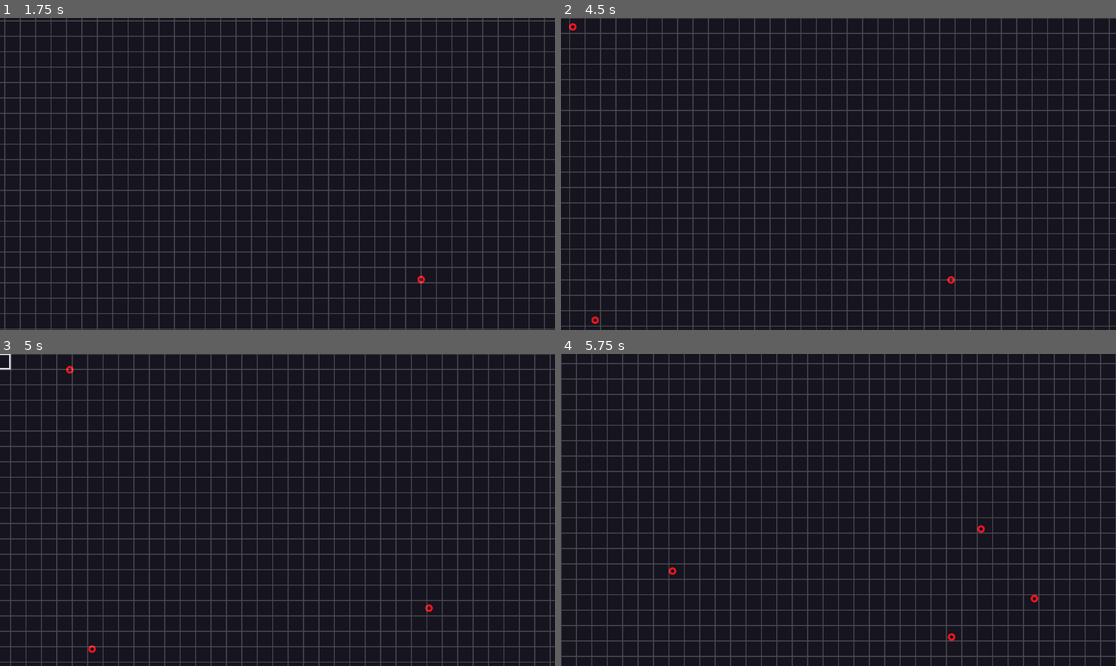
Above: before the commit, frames 1-4 (two rows, left to right).
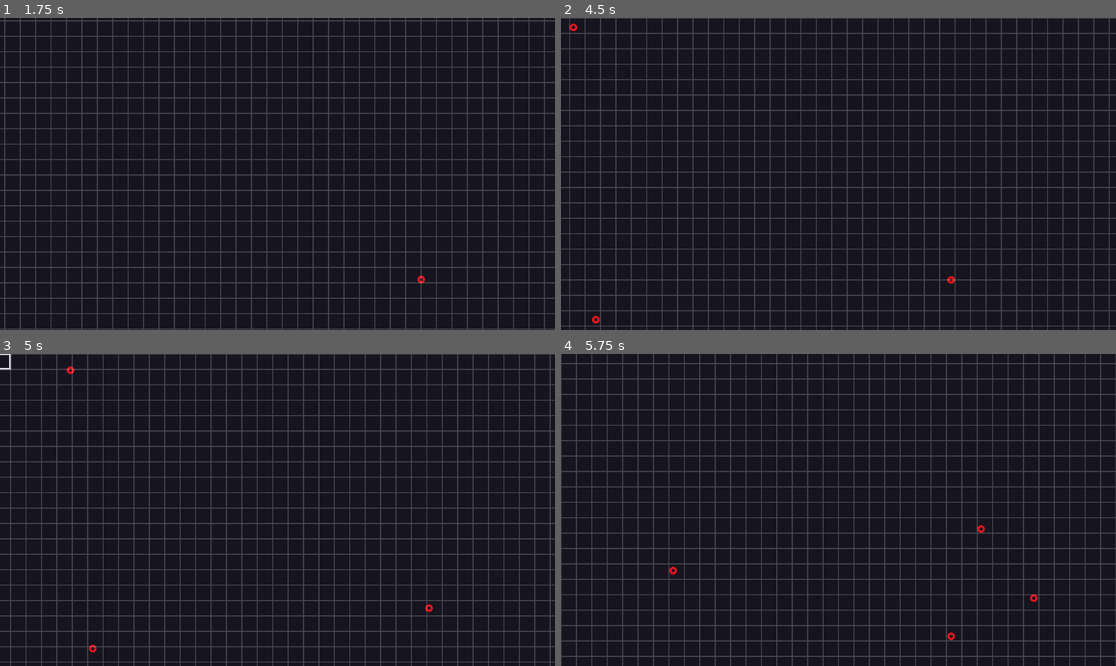
Above: after the commit, the same moments.

Repository: AnonymousXavier/ink-void
Game: Godot game, scene res://Scenes/world.tscn
The game is run twice, just before and just after one commit, with the same random seed, the same clock (stepped at 60 frames per second) and the same inputs. Before the commit the project has no main scene; this scene is started directly in both runs.
Inputs (mouse positions are in pixels of both pictures, inside the frame that each line leads up to):
- Up to frame 1 (1.75 s): tap Enter at 0.5 s; move the mouse to (399, 158) at 0.52 s; hold Right (right) 0.53-1.28 s; click (399, 158) at 0.67 s; move the mouse to (166, 189) at 1.27 s; hold Down (down) from 1.28 s (still down)
- Up to frame 2 (4.5 s): move the mouse to (894, 105) at 2.02 s; release Down (down) at 2.03 s; hold Right (right) 2.03-2.78 s; tap Space at 2.75 s; move the mouse to (810, 236) at 2.77 s; hold Up (up) 2.78-3.53 s; click (810, 236) at 2.92 s; move the mouse to (1005, 220) at 3.52 s; hold Left (left) from 3.53 s (still down); tap Enter at 4.25 s; move the mouse to (672, 127) at 4.27 s
- Up to frame 3 (5 s): keep holding Left (left)
- Up to frame 4 (5.75 s): move the mouse to (866, 510) at 5.02 s; release Left (left) at 5.03 s; hold Down (down) from 5.03 s (still down); click (866, 510) at 5.17 s

Frame 1 is identical in both runs. In frame 2, less than 0.1% of the frame differs, in the area x 1-8%, y 1-99%; in frame 3, less than 0.1%; in frame 4, less than 0.1%, in the area x 19-86%, y 68-92%.

Commit message:
A little more refactoring

Diff:
--- a/AutoLoads/Cache.gd
+++ b/AutoLoads/Cache.gd
@@ -10,9 +10,6 @@
 	render_info = {
 		# ENEMY
 		Enums.ENTITY_TYPES.NORMAL_ENEMY: ImageGenerator.create_render_profile(Enums.SHAPE_TYPES.CIRCLE, 8, Color.RED, Constants.TILE_SIZE * 0.3, true),
-		# TOWERS
-		Enums.ENTITY_TYPES.BASE: ImageGenerator.create_render_profile(Enums.SHAPE_TYPES.SQUARE, 12, Color.BLUE, Constants.TILE_SIZE * 2, true),
-		Enums.ENTITY_TYPES.TURRET: ImageGenerator.create_render_profile(Enums.SHAPE_TYPES.SQUARE, 12, Color.RED, Constants.TILE_SIZE, true),
 		# PROJECTILES
 		Enums.ENTITY_TYPES.BULLET: ImageGenerator.create_render_profile(Enums.SHAPE_TYPES.CIRCLE, 0, Color.RED, Constants.TILE_SIZE * 0.1, false),
 		# UI
@@ -20,9 +17,7 @@
 	}
 	textures_dict = {
 		Enums.ENTITY_TYPES.NORMAL_ENEMY: await ImageGenerator.generate_texture_for(render_info[Enums.ENTITY_TYPES.NORMAL_ENEMY]),
-		Enums.ENTITY_TYPES.BASE: await ImageGenerator.generate_texture_for(render_info[Enums.ENTITY_TYPES.BASE]),
 		Enums.ENTITY_TYPES.BULLET: await  ImageGenerator.generate_texture_for(render_info[Enums.ENTITY_TYPES.BULLET]),
-		Enums.ENTITY_TYPES.TURRET: await  ImageGenerator.generate_texture_for(render_info[Enums.ENTITY_TYPES.TURRET]),
 		Enums.ENTITY_TYPES.CELL_HOVER_OVERLAY: await ImageGenerator.generate_texture_for(render_info[Enums.ENTITY_TYPES.CELL_HOVER_OVERLAY])
 	}
 
--- a/AutoLoads/Enums.gd
+++ b/AutoLoads/Enums.gd
@@ -8,7 +8,7 @@
 
 enum TOWER_TYPES {BASE, TURRET, FLAMETHROWER, BURST_SHOOTER, ROCKET_LAUNCHER}
 enum ENEMY_TYPES {NORMAL}
-enum ENTITY_TYPES {NORMAL_ENEMY, BASE, TURRET, FLAMETHROWER, BURST_SHOOTER, ROCKET_LAUNCHER, BULLET, CELL_HOVER_OVERLAY}
+enum ENTITY_TYPES {PLAYER, NORMAL_ENEMY, BULLET, CELL_HOVER_OVERLAY}
 
 enum COUNTDOWN_ACTIONS {SHOOT, ATTACK}
 enum ALIGNMENTS { PLAYER, ENEMY, NEUTRAL }
--- a/AutoLoads/Factories.gd
+++ b/AutoLoads/Factories.gd
@@ -45,78 +45,6 @@
 
 	entity_manager.next_entity_id += 1
 	entity_manager.cell_overlay_id = id
-	return id
-
-func create_tower(type: Enums.ENTITY_TYPES, pos: Vector2i):
-	var id = SceneInstances.entity_manager.next_entity_id
-	var entity_manager: EntityManager = SceneInstances.entity_manager
-
-	# Define The Componentes it contains
-	var transform_data = TransformData.new()
-	var render_data = RenderingData.new()
-	var countdown_data = CountDownData.new()
-	var projectile_data = Stats.projectile_weapon_data[type].clone()
-	var health_data = Stats.health_data[type].clone()
-	var grid_footprint_data = GridFootprintData.new()
-	var alignment_data = AlignmentData.new()
-
-	# Update their values
-	render_data.texture = Cache.textures_dict[type]
-	countdown_data.wait_time = 1 / projectile_data.fire_rate
-	countdown_data.action = Enums.COUNTDOWN_ACTIONS.SHOOT
-	transform_data.position = pos
-	grid_footprint_data.grid_size = Vector2i(Constants.TILE_SIZE, Constants.TILE_SIZE)
-
-	# Store them
-	entity_manager.projectile_weopon_components[id] = projectile_data
-	entity_manager.render_components[id] = render_data
-	entity_manager.transform_components[id] = transform_data
-	entity_manager.health_components[id] = health_data
-	entity_manager.countdown_components[id] = countdown_data
-	entity_manager.grid_footprint_components[id] = grid_footprint_data
-	entity_manager.alignment_components[id] = alignment_data
-
-	entity_manager.is_a_tower[id] = true
-	entity_manager.base_tower_id = id
-
-	entity_manager.active_entities.append(id)
-	SceneInstances.entity_manager.add_entity_to_a_chunk(pos, id)
-
-	# Return id - Best Practice
-	entity_manager.next_entity_id += 1
-
-	return id
-
-func create_base(pos: Vector2i):
-	var id = SceneInstances.entity_manager.next_entity_id
-	var entity_manager: EntityManager = SceneInstances.entity_manager
-
-	# Define The Componentes it contains
-	var transform_data = TransformData.new()
-	var render_data = RenderingData.new()
-	var grid_footprint_data = GridFootprintData.new()
-	var health_data = Stats.health_data[Enums.ENTITY_TYPES.BASE].clone()
-	var alignment_data = AlignmentData.new()
-
-	render_data.texture = Cache.textures_dict[Enums.ENTITY_TYPES.BASE]
-	transform_data.position = pos
-	grid_footprint_data.grid_size = Vector2i(Constants.TILE_SIZE, Constants.TILE_SIZE) * 2
-
-	# Store them
-	entity_manager.render_components[id] = render_data
-	entity_manager.transform_components[id] = transform_data
-	entity_manager.health_components[id] = health_data
-	entity_manager.bank_data = BankData.new()
-	entity_manager.is_a_tower[id] = true
-	entity_manager.grid_footprint_components[id] = grid_footprint_data
-	entity_manager.alignment_components[id] = alignment_data
-
-	entity_manager.active_entities.append(id)
-	SceneInstances.entity_manager.add_entity_to_a_chunk(pos, id)
-
-	# Return id - Best Practice
-	entity_manager.next_entity_id += 1
-
 	return id
 
 func spawn_bullet(pos: Vector2, target: Vector2, damage: float, target_id: int, speed: float):
--- a/AutoLoads/Stats.gd
+++ b/AutoLoads/Stats.gd
@@ -4,12 +4,7 @@
 	Enums.ENTITY_TYPES.NORMAL_ENEMY: Misc.create_meele_data_for(Enums.LEVELS.HIGH, Enums.LEVELS.HIGH)
 }
 
-@onready var projectile_weapon_data: Dictionary[Enums.ENTITY_TYPES, ProjectileWeaponData] = {
-	Enums.ENTITY_TYPES.TURRET: Misc.create_projectile_data_for(Enums.LEVELS.HIGH, Enums.LEVELS.LOW, Enums.LEVELS.HIGH, [Enums.ALIGNMENTS.ENEMY])
-}
 
 @onready var health_data: Dictionary[Enums.ENTITY_TYPES, HealthData] = {
-	Enums.ENTITY_TYPES.BASE: Misc.create_health_data(100),
 	Enums.ENTITY_TYPES.NORMAL_ENEMY: Misc.create_enemy_health_data_for(Enums.LEVELS.LOW),
-	Enums.ENTITY_TYPES.TURRET: Misc.create_tower_health_data_for(Enums.LEVELS.LOW)
 }
--- a/project.godot
+++ b/project.godot
@@ -11,6 +11,7 @@
 [application]
 
 config/name="ink&void"
+run/main_scene="uid://bc5jfa47f1xsl"
 config/features=PackedStringArray("4.6", "GL Compatibility")
 config/icon="res://icon.svg"
 
